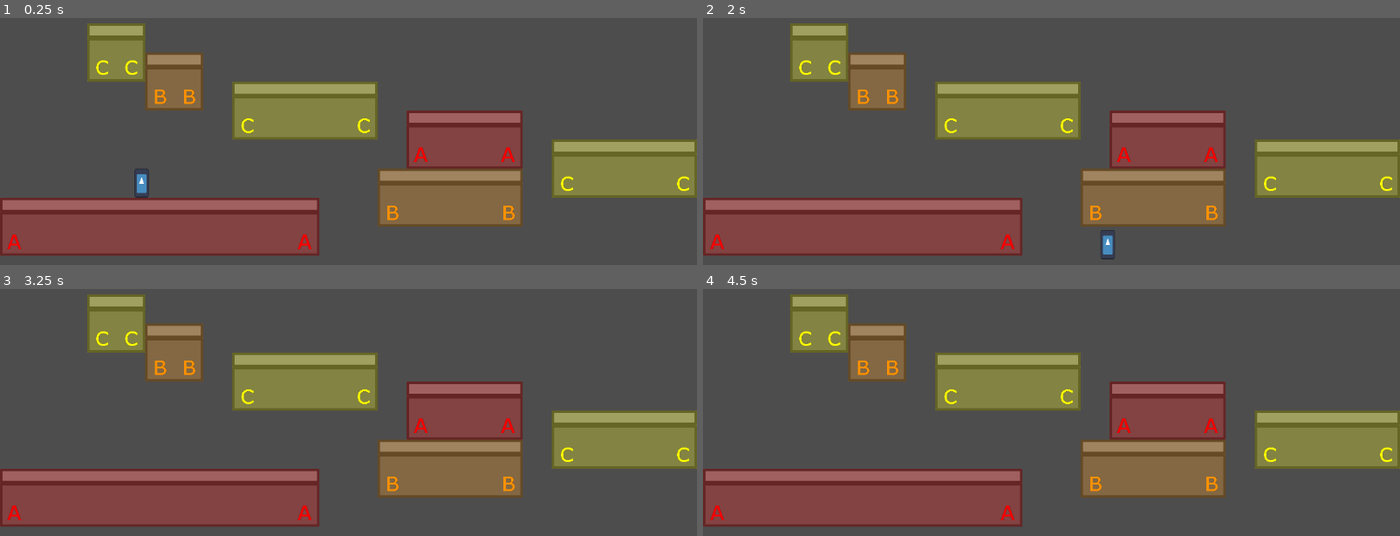
Above: before the commit, frames 1-4 (two rows, left to right).
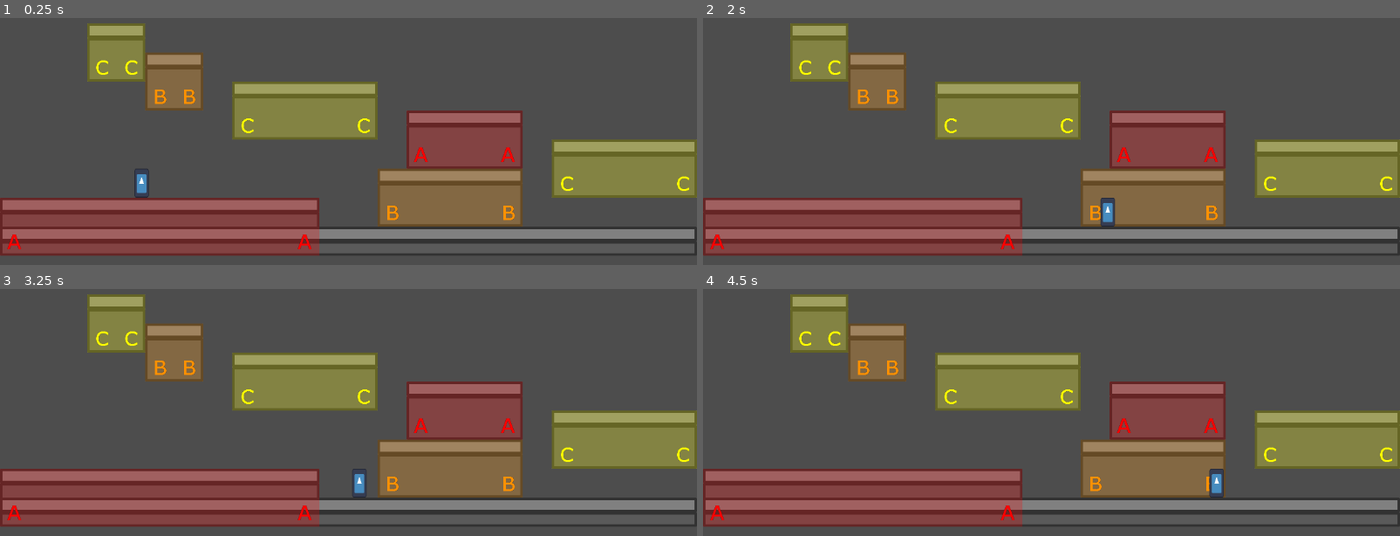
Above: after the commit, the same moments.

Repository: nicom7/game-off-2023
Game: Godot game, scene res://world.tscn
Same seed, same stepped clock (60 frames per second), same inputs: the game is played once before the commit and once after it. The engine's default icon, where the game draws it, is replaced by a stand-in: a white triangle on a blue panel in a dark square.
Inputs:
- Up to frame 1 (0.25 s): no input
- Up to frame 2 (2 s): tap Enter at 0.5 s; hold Right (ui_right) from 0.53 s (still down)
- Up to frame 3 (3.25 s): release Right (ui_right) at 2.03 s; hold Left (ui_left) 2.03-2.78 s; hold Right (ui_right) from 2.78 s (still down)
- Up to frame 4 (4.5 s): release Right (ui_right) at 4.28 s; hold Left (ui_left) from 4.28 s (still down)

The runs differ from the first frame. In frame 1, 7.0% of the frame differs, in the area x 0-100%, y 84-97%; in frame 2, 7.3%, in the area x 0-100%, y 72-98%; in frame 3, 7.2%; in frame 4, 7.3%.

Commit message:
Instanciate note player each time player hits floor
- `NotePlayer` is now "fire and forget" mode, i.e. node is auto-released when stopped
- Tweak ADSR curves

Diff:
--- a/platform_sound_emitter.gd
+++ b/note_player.gd
@@ -1,3 +1,4 @@
+class_name NotePlayer
 extends Node
 
 @export var tone: Globals.Tone = Globals.Tone.A
@@ -67,6 +68,7 @@
 			if relative_time > 1:
 				print("stop")
 				player.stop()
+				queue_free()
 			else:
 				player.volume_db = linear_to_db(release_curve.sample_baked(relative_time))
 		EnvelopePhase.SUSTAIN:
--- a/note_player.tscn
+++ b/note_player.tscn
@@ -1,21 +1,22 @@
-[gd_scene load_steps=5 format=3 uid="uid://ber65i2siu7hu"]
+[gd_scene load_steps=5 format=3 uid="uid://cdavtxyojmgkm"]
 
-[ext_resource type="Script" path="res://platform_sound_emitter.gd" id="1_86hsk"]
+[ext_resource type="Script" path="res://note_player.gd" id="1_lwdql"]
 
 [sub_resource type="Curve" id="Curve_j8wna"]
-_data = [Vector2(0, 0), 0.0, 1.0, 0, 1, Vector2(1, 1), 1.0, 0.0, 1, 0]
+_data = [Vector2(0, 0), 0.0, 0.0, 0, 0, Vector2(1, 1), 1.03244e-07, 0.0, 0, 0]
 point_count = 2
 
 [sub_resource type="Curve" id="Curve_e3tl6"]
-_data = [Vector2(0, 1), 0.0, -1.0, 0, 1, Vector2(1, 0), -1.0, 0.0, 1, 0]
+_data = [Vector2(0, 1), 0.0, -2.7524, 0, 0, Vector2(1, 0), 0.0, 0.0, 0, 0]
 point_count = 2
 
 [sub_resource type="AudioStreamGenerator" id="AudioStreamGenerator_t8jo2"]
 buffer_length = 0.05
 
 [node name="NotePlayer" type="Node"]
-script = ExtResource("1_86hsk")
-attack_duration = 0.5
+script = ExtResource("1_lwdql")
+attack_duration = 3.0
+release_duration = 5.0
 attack_curve = SubResource("Curve_j8wna")
 release_curve = SubResource("Curve_e3tl6")
 
--- a/world.gd
+++ b/world.gd
@@ -1,5 +1,8 @@
 extends Node2D
 
+var player_tone: Globals.Tone
+var note_player_scene: PackedScene = preload("res://note_player.tscn")
+var note_player: NotePlayer
 
 # Called when the node enters the scene tree for the first time.
 func _ready() -> void:
@@ -12,11 +15,16 @@
 
 
 func _on_player_current_tone_changed(tone: Globals.Tone) -> void:
-	$NotePlayer.tone = tone
-
+	player_tone = tone
+	if note_player:
+		note_player.tone = player_tone
 
 func _on_player_on_floor_changed(value) -> void:
 	if value:
-		$NotePlayer.start()
+		note_player = note_player_scene.instantiate()
+		note_player.tone = player_tone
+		add_child(note_player)
+		note_player.start()
 	else:
-		$NotePlayer.stop()
+		note_player.stop()
+		note_player = null
--- a/world.tscn
+++ b/world.tscn
@@ -7,7 +7,6 @@
 [ext_resource type="Texture2D" uid="uid://tlr4nak2n3x" path="res://a_tone.png" id="2_xej7t"]
 [ext_resource type="Texture2D" uid="uid://dyniha8bifqrr" path="res://b_tone.png" id="3_dgmfu"]
 [ext_resource type="Texture2D" uid="uid://bt4ogf2r5paa0" path="res://c_tone.png" id="4_nn1hh"]
-[ext_resource type="PackedScene" uid="uid://ber65i2siu7hu" path="res://note_player.tscn" id="8_ho3ld"]
 
 [sub_resource type="TileSetAtlasSource" id="TileSetAtlasSource_br5yh"]
 texture = ExtResource("1_a1k5b")
@@ -600,7 +599,7 @@
 layer_1/y_sort_enabled = false
 layer_1/y_sort_origin = 0
 layer_1/z_index = 0
-layer_1/tile_data = PackedInt32Array(589841, 196608, 2, 5898 …(159 unchanged characters)… 8, 0, 393221, 65536, 0, 458757, 65536, 2)
+layer_1/tile_data = PackedInt32Array(589841, 196608, 2, 5898 …(159 unchanged characters)… 8, 0, 393221, 65536, 0, 458757, 65536, 2, 786443, 131072, 3, 786444, 131072, 3, 786445, 131072, 3, 786446, 131072, 3, 786447, 131072, 3, 786448, 131072, 3, 786449, 131072, 3, 786450, 131072, 3, 786451, 131072, 3, 786452, 131072, 3, 786453, 131072, 3, 786454, 131072, 3, 786455, 196608, 3, 786442, 131072, 3, 786441, 131072, 3, 786440, 131072, 3, 786439, 131072, 3, 786438, 131072, 3, 786437, 131072, 3, 786436, 131072, 3, 786435, 131072, 3, 786434, 131072, 3, 786433, 131072, 3, 786432, 65536, 3)
 layer_2/name = "Tones"
 layer_2/enabled = true
 layer_2/modulate = Color(1, 1, 1, 1)
@@ -624,7 +623,5 @@
 [node name="TileDetector" type="Marker2D" parent="Player"]
 position = Vector2(0, 36)
 
-[node name="NotePlayer" parent="." instance=ExtResource("8_ho3ld")]
-
 [connection signal="current_tone_changed" from="Player" to="." method="_on_player_current_tone_changed"]
 [connection signal="on_floor_changed" from="Player" to="." method="_on_player_on_floor_changed"]
Not shown: 1 places in world.tscn that only renumber resources
